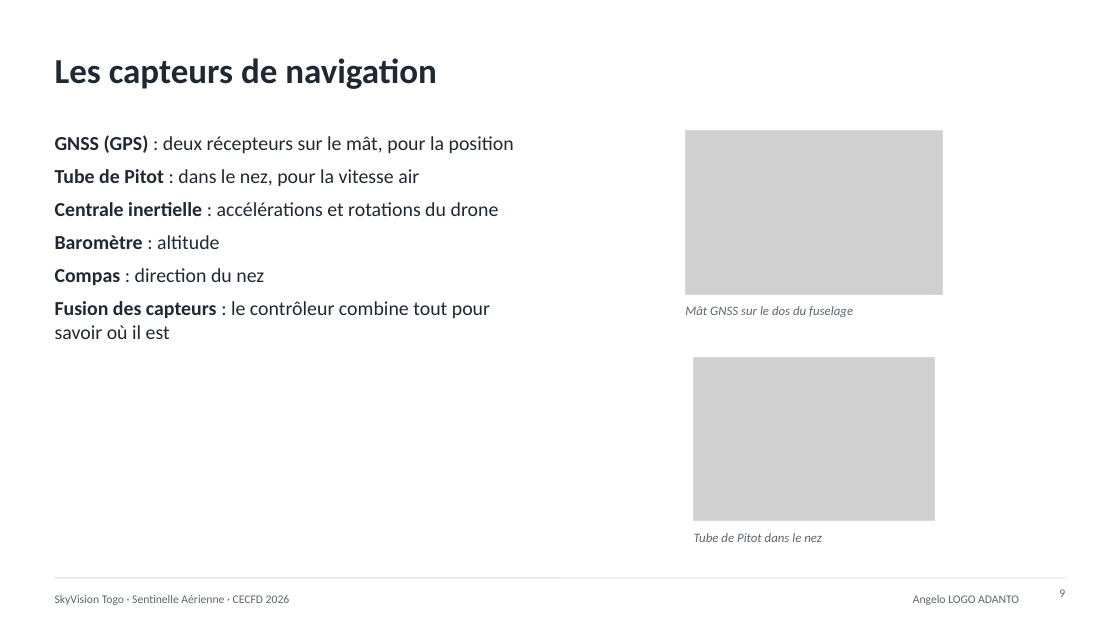
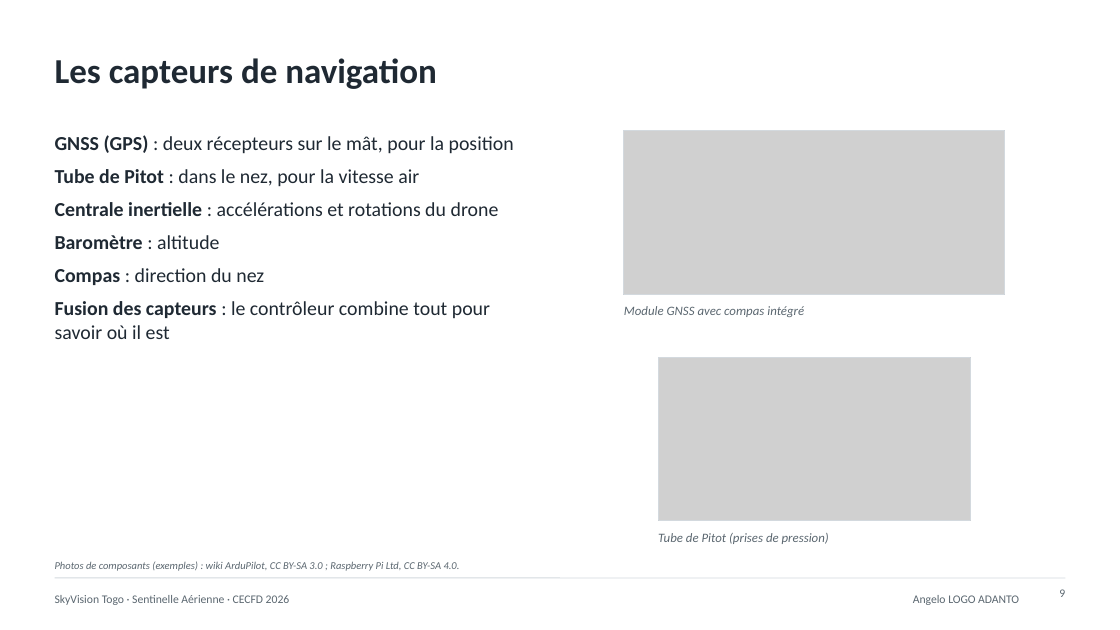
Before and after one commit to kainwangroger/video-sentinelle-aerienne, a slide deck: slide 9 of pitch/sentinelle_aerienne_presentation_complete.pptx. Drawn at 1120x630 pixels with LibreOffice and Linux fonts; fonts in the diff are those of the drawing; grey boxes stand for pictures. Boxes give left, top, right and bottom in pixels: in the first picture for what was removed or moved away, otherwise in the second. Text is boxed around its words. In the diff, an @@ line names an element or a change of style, - is before the commit and + after.

```diff
--- a/pitch/sentinelle_aerienne_presentation_complete.pptx
+++ b/pitch/sentinelle_aerienne_presentation_complete.pptx
@@ rectangle resized from (x1=686, y1=130, x2=943, y2=294) to (x1=624, y1=130, x2=1005, y2=294) @@
@@ picture resized from (x1=686, y1=130, x2=943, y2=294) to (x1=624, y1=130, x2=1005, y2=294) @@
@@ text at (x1=624, y1=306, x2=804, y2=317): text changed @@
-Mât GNSS sur le dos du fuselage
+Module GNSS avec compas intégré
@@ rectangle resized from (x1=694, y1=357, x2=935, y2=521) to (x1=658, y1=357, x2=970, y2=521) @@
@@ picture resized from (x1=694, y1=357, x2=935, y2=521) to (x1=658, y1=357, x2=970, y2=521) @@
@@ text at (x1=658, y1=533, x2=829, y2=544): text changed @@
-Tube de Pitot dans le nez
+Tube de Pitot (prises de pression)
@@ text added at (x1=55, y1=561, x2=460, y2=571), 9 pt, text #5B6770, italic @@
+Photos de composants (exemples) : wiki ArduPilot, CC BY-SA 3.0 ; Raspberry Pi Ltd, CC BY-SA 4.0.
```
Also in this commit, not shown: 7 other slides changed, 1 slide added, 19 other files.
